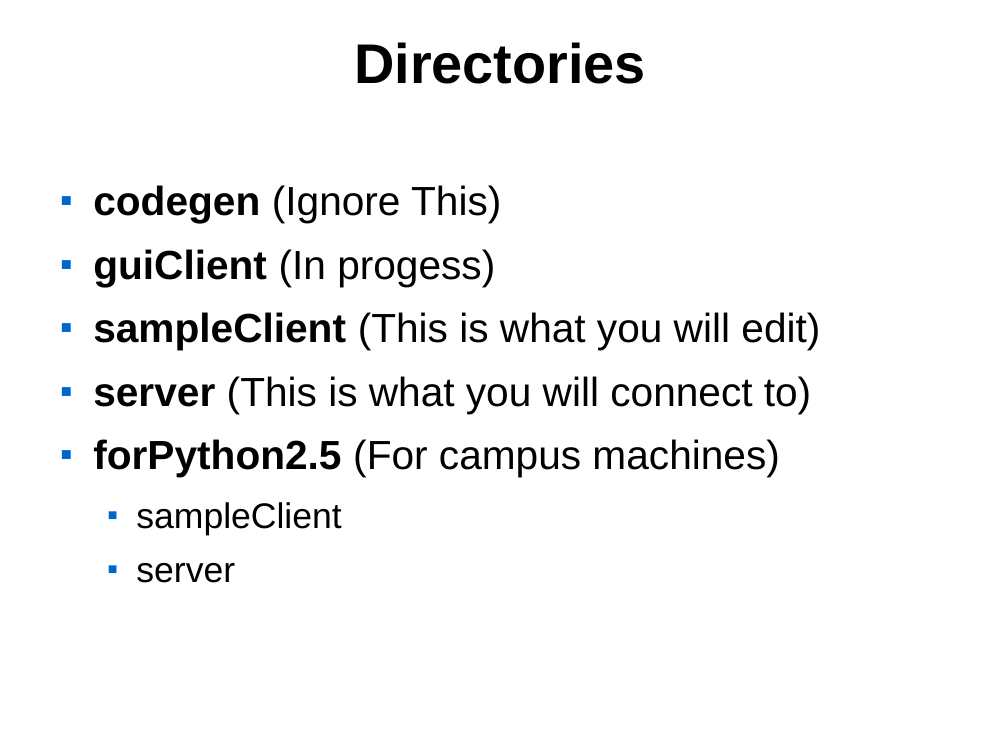
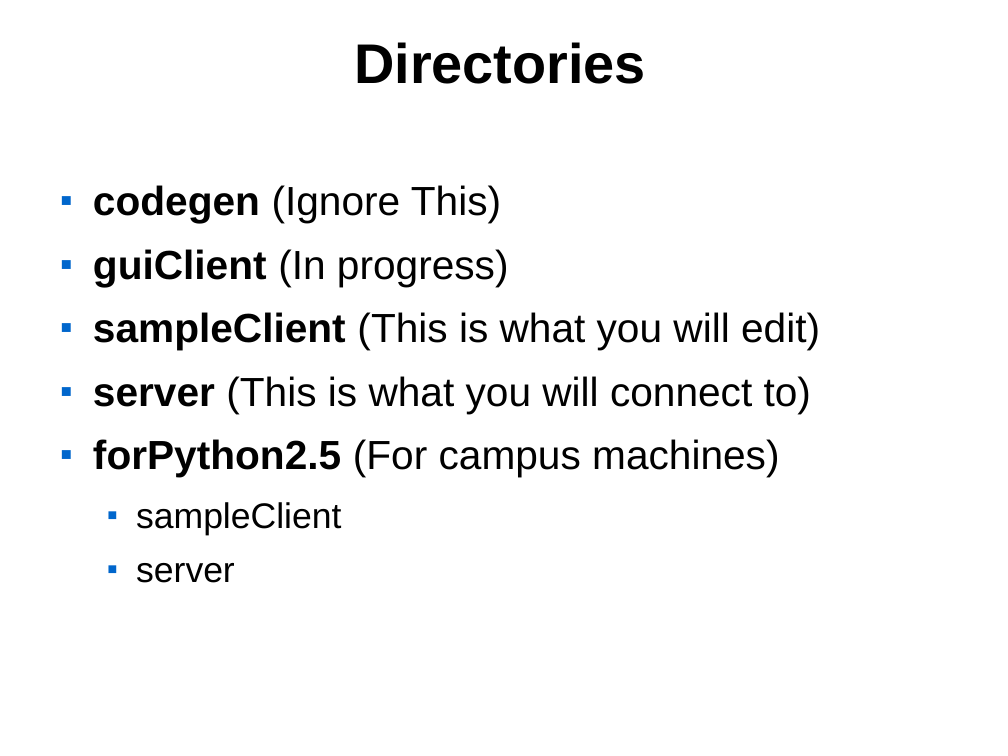
Before and after one commit to cansukockopru/cs347backgammon, a slide deck: slide 3 of Framework.ppt. Drawn at 1008x756 pixels with LibreOffice and Linux fonts; fonts in the diff are those of the drawing; background and template pictures are left out. Boxes give left, top, right and bottom in pixels: in the first picture for what was removed or moved away, otherwise in the second. Text is boxed around its words. In the diff, an @@ line names an element or a change of style, - is before the commit and + after.

```diff
--- a/Framework.ppt
+++ b/Framework.ppt
@@ text at (93, 249, 509, 287): text changed @@
-■ guiClient (In progess)
+■ guiClient (In progress)
```
Also in this commit, not shown: 2 other slides changed, 1 other file.
